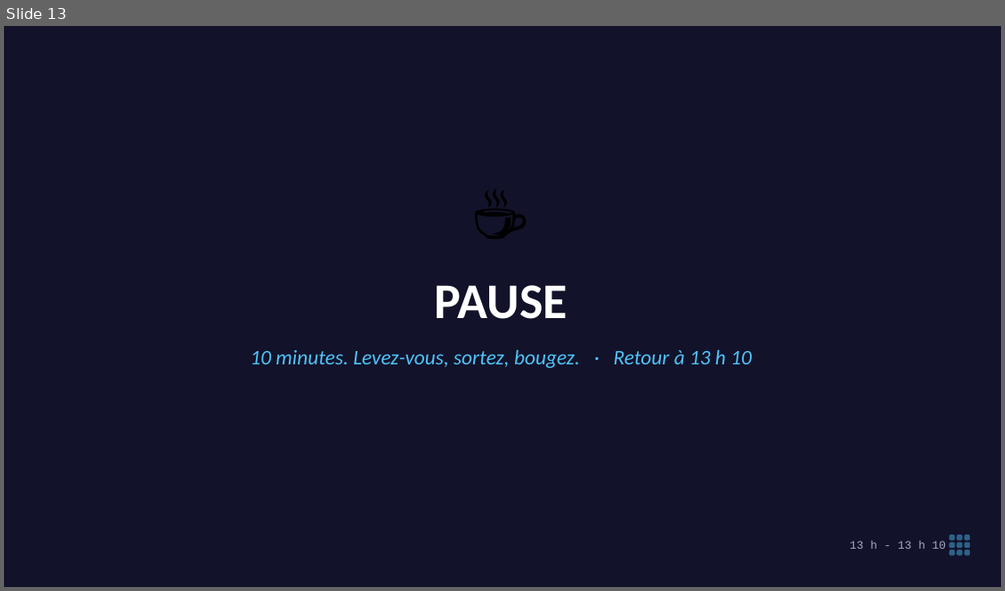
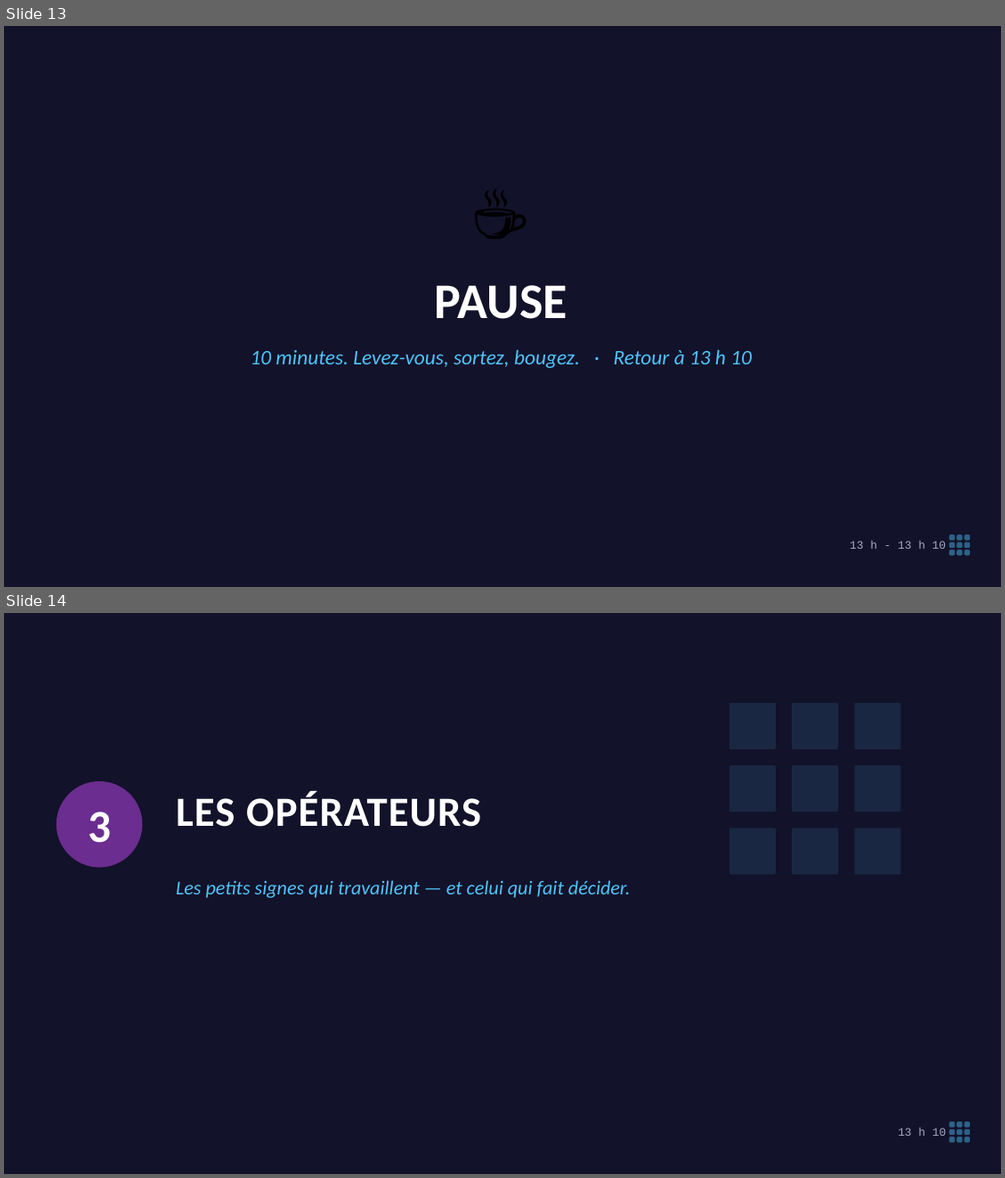
Before and after one commit to koffipierredamien/python-learning, a slide deck: 2-seances/S04-le-jeu-compte/a-projeter/seance-4-projection.pptx. Shown one above the other, each under a label of ours: slide 13 before the commit, slides 13 and 14 after it. The pictures are 1005x591 and 1005x1178 pixels, drawn with LibreOffice and Linux fonts; fonts in the diff are those of the drawing. Boxes give left, top, right and bottom in pixels: in the first picture for what was removed or moved away, otherwise in the second. Text is boxed around its words. In the diff, an @@ line names an element or a change of style, - is before the commit and + after.

```diff
--- a/2-seances/S04-le-jeu-compte/a-projeter/seance-4-projection.pptx
+++ b/2-seances/S04-le-jeu-compte/a-projeter/seance-4-projection.pptx
@@ slide 14 added at (x1=4, y1=613, x2=1001, y2=1174), background #12122A @@
@@ rounded rectangle added at (x1=729, y1=703, x2=776, y2=749), fill #4FC3F7 at 12% opacity @@
@@ rounded rectangle added at (x1=793, y1=703, x2=839, y2=749), fill #4FC3F7 at 12% opacity @@
@@ rounded rectangle added at (x1=854, y1=703, x2=900, y2=749), fill #4FC3F7 at 12% opacity @@
@@ rounded rectangle added at (x1=729, y1=765, x2=776, y2=811), fill #4FC3F7 at 12% opacity @@
@@ rounded rectangle added at (x1=793, y1=765, x2=839, y2=811), fill #4FC3F7 at 12% opacity @@
@@ rounded rectangle added at (x1=854, y1=765, x2=900, y2=811), fill #4FC3F7 at 12% opacity @@
@@ ellipse added at (x1=57, y1=781, x2=142, y2=868), fill #6B2D8F @@
@@ text added at (x1=176, y1=791, x2=481, y2=827), 40 pt, text #FFFFFF, bold @@
+LES OPÉRATEURS
@@ text added at (x1=88, y1=811, x2=111, y2=843), 44 pt, text #FFFFFF, bold @@
+3
@@ rounded rectangle added at (x1=729, y1=827, x2=776, y2=874), fill #4FC3F7 at 12% opacity @@
@@ rounded rectangle added at (x1=793, y1=827, x2=839, y2=874), fill #4FC3F7 at 12% opacity @@
@@ rounded rectangle added at (x1=854, y1=827, x2=900, y2=874), fill #4FC3F7 at 12% opacity @@
@@ text added at (x1=176, y1=880, x2=630, y2=898), 19 pt, text #4FC3F7, italic @@
+Les petits signes qui travaillent — et celui qui fait décider.
@@ text added at (x1=898, y1=1127, x2=946, y2=1135), 11 pt, text #A8A8C0 @@
+13 h 10
@@ rounded rectangle added at (x1=949, y1=1121, x2=955, y2=1127), fill #4FC3F7 at 45% opacity @@
@@ rounded rectangle added at (x1=949, y1=1129, x2=955, y2=1135), fill #4FC3F7 at 45% opacity @@
@@ rounded rectangle added at (x1=949, y1=1136, x2=955, y2=1142), fill #4FC3F7 at 45% opacity @@
@@ rounded rectangle added at (x1=956, y1=1121, x2=962, y2=1127), fill #4FC3F7 at 45% opacity @@
@@ rounded rectangle added at (x1=956, y1=1129, x2=962, y2=1135), fill #4FC3F7 at 45% opacity @@
@@ rounded rectangle added at (x1=956, y1=1136, x2=962, y2=1142), fill #4FC3F7 at 45% opacity @@
@@ rounded rectangle added at (x1=964, y1=1121, x2=970, y2=1127), fill #4FC3F7 at 45% opacity @@
@@ rounded rectangle added at (x1=964, y1=1129, x2=970, y2=1135), fill #4FC3F7 at 45% opacity @@
@@ rounded rectangle added at (x1=964, y1=1136, x2=970, y2=1142), fill #4FC3F7 at 45% opacity @@
```
Also in this commit, not shown: 3 slides changed, 1 other slide added, 1 slide removed, 12 other files.
